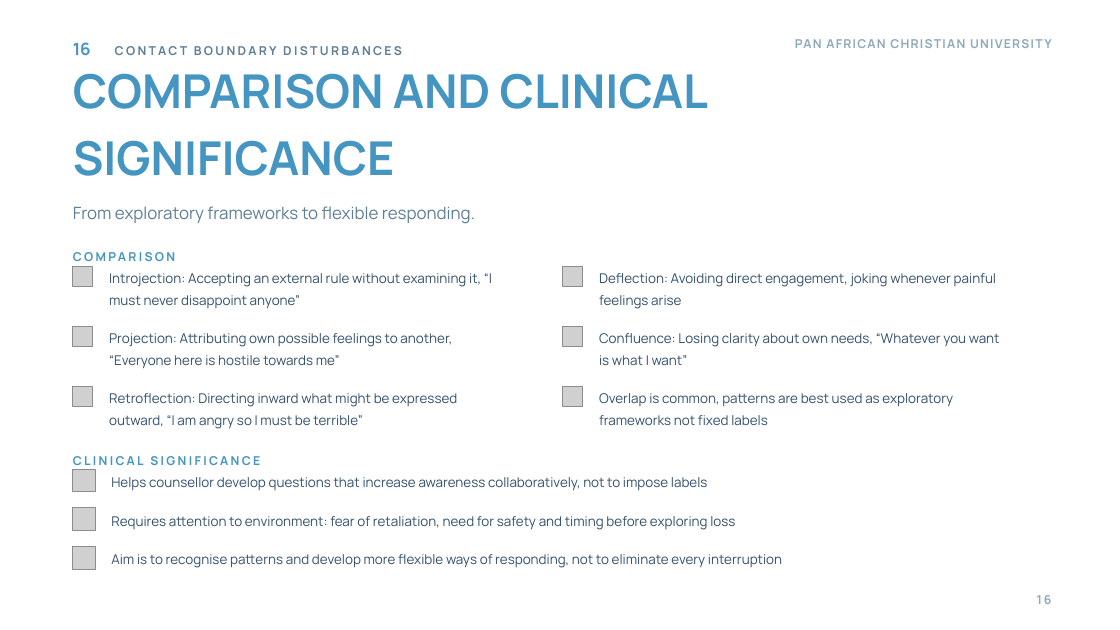
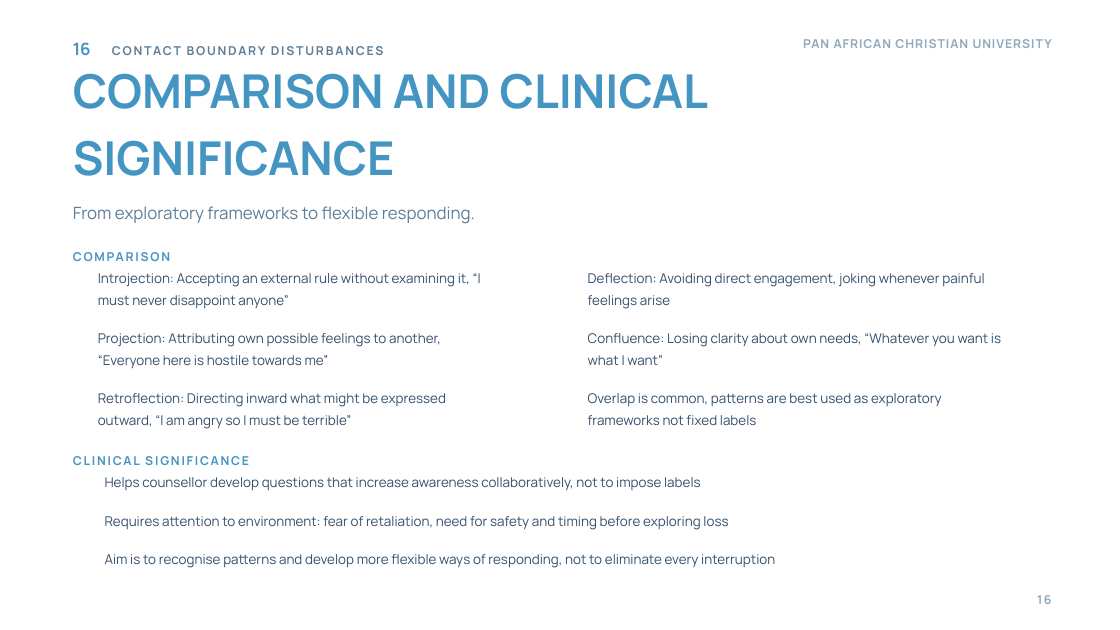
Before and after one commit to wambetebenjamin/Business-e-books, a slide deck: slide 16 of presentations/gestalt-theory-counselling/Gestalt Theory and Its Application to Counselling.pptx. Drawn at 1120x630 pixels with LibreOffice and Linux fonts; fonts in the diff are those of the drawing; grey boxes stand for pictures; background and template pictures are left out. Boxes give left, top, right and bottom in pixels: in the first picture for what was removed or moved away, otherwise in the second. Text is boxed around its words. In the diff, an @@ line names an element or a change of style, - is before the commit and + after.

```diff
--- a/presentations/gestalt-theory-counselling/Gestalt Theory and Its Application to Counselling.pptx
+++ b/presentations/gestalt-theory-counselling/Gestalt Theory and Its Application to Counselling.pptx
@@ text "PAN AFRICAN CHRISTIAN UNIVERSITY" at (803, 39, 968, 48): letter spacing 1.1 to 0.8 pt @@
@@ picture removed at (73, 266, 93, 287) @@
@@ text "Introjection: Accepting an external rule ...": place and size @@
-text "Introjection: Accepting an external rule ..." at (109, 273, 492, 308)
+text "Introjection: Accepting an external rule ..." at (98, 273, 481, 308)
@@ picture removed at (563, 266, 583, 287) @@
@@ text "Deflection: Avoiding direct engagement, joking ...": place and size @@
-text "Deflection: Avoiding direct engagement, joking ..." at (599, 273, 996, 309)
+text "Deflection: Avoiding direct engagement, joking ..." at (588, 273, 984, 309)
@@ picture removed at (73, 327, 93, 347) @@
@@ text "Projection: Attributing own possible feelings ...": place and size @@
-text "Projection: Attributing own possible feelings ..." at (109, 333, 452, 368)
+text "Projection: Attributing own possible feelings ..." at (98, 333, 441, 368)
@@ picture removed at (563, 327, 583, 347) @@
@@ text "Confluence: Losing clarity about own ..." rewrapped from (599, 333, 1000, 365) to (588, 333, 1001, 365) @@
@@ picture removed at (73, 386, 93, 407) @@
@@ text "Retroflection: Directing inward what might ...": place and size @@
-text "Retroflection: Directing inward what might ..." at (109, 393, 457, 429)
+text "Retroflection: Directing inward what might ..." at (98, 393, 446, 429)
@@ picture removed at (563, 386, 583, 407) @@
@@ text "Overlap is common, patterns are ...": place and size @@
-text "Overlap is common, patterns are ..." at (599, 393, 953, 425)
+text "Overlap is common, patterns are ..." at (588, 393, 942, 425)
@@ letter spacing 2 to 1.6 pt in 3 elements at (73, 42, 384, 56), (73, 73, 384, 109), (73, 456, 249, 465) @@
@@ picture removed at (73, 469, 96, 492) @@
@@ text "Helps counsellor develop questions that ...": place and size @@
-text "Helps counsellor develop questions that ..." at (111, 477, 708, 490)
+text "Helps counsellor develop questions that ..." at (105, 477, 701, 491)
@@ picture removed at (73, 508, 96, 531) @@
@@ text "Requires attention to environment: fear ...": place and size @@
-text "Requires attention to environment: fear ..." at (111, 516, 735, 530)
+text "Requires attention to environment: fear ..." at (105, 516, 728, 530)
@@ picture removed at (73, 547, 96, 570) @@
@@ text "Aim is to recognise patterns ...": place and size @@
-text "Aim is to recognise patterns ..." at (111, 554, 782, 568)
+text "Aim is to recognise patterns ..." at (105, 554, 775, 568)
```
Also in this commit, not shown: 30 other slides changed, 33 other files.
